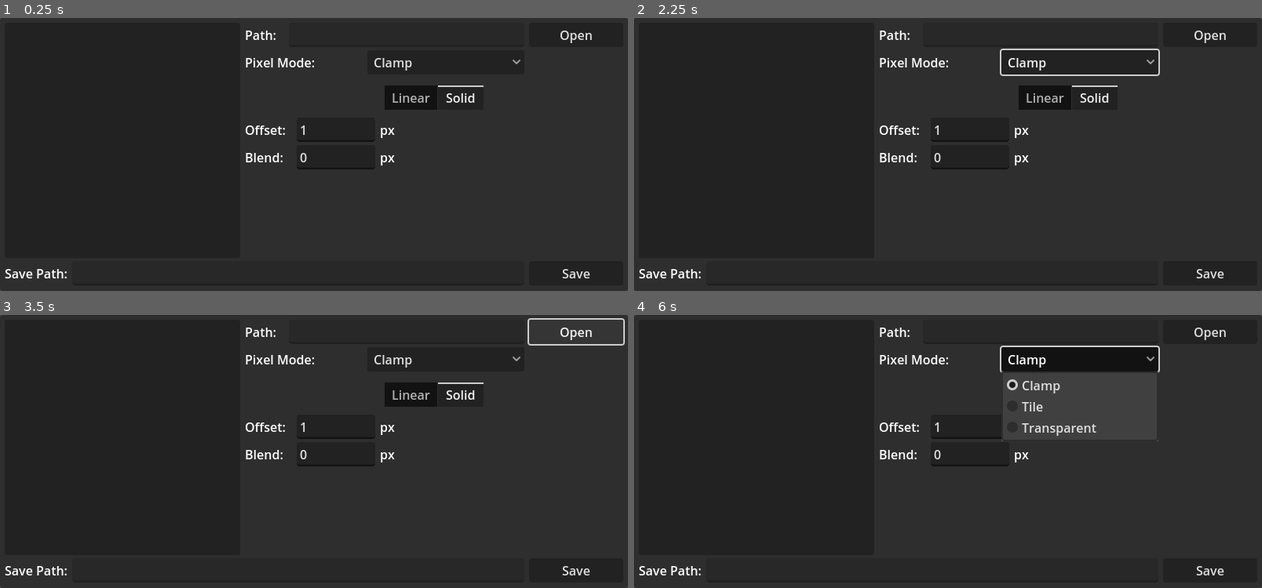
Above: before the commit, frames 1-4 (two rows, left to right).
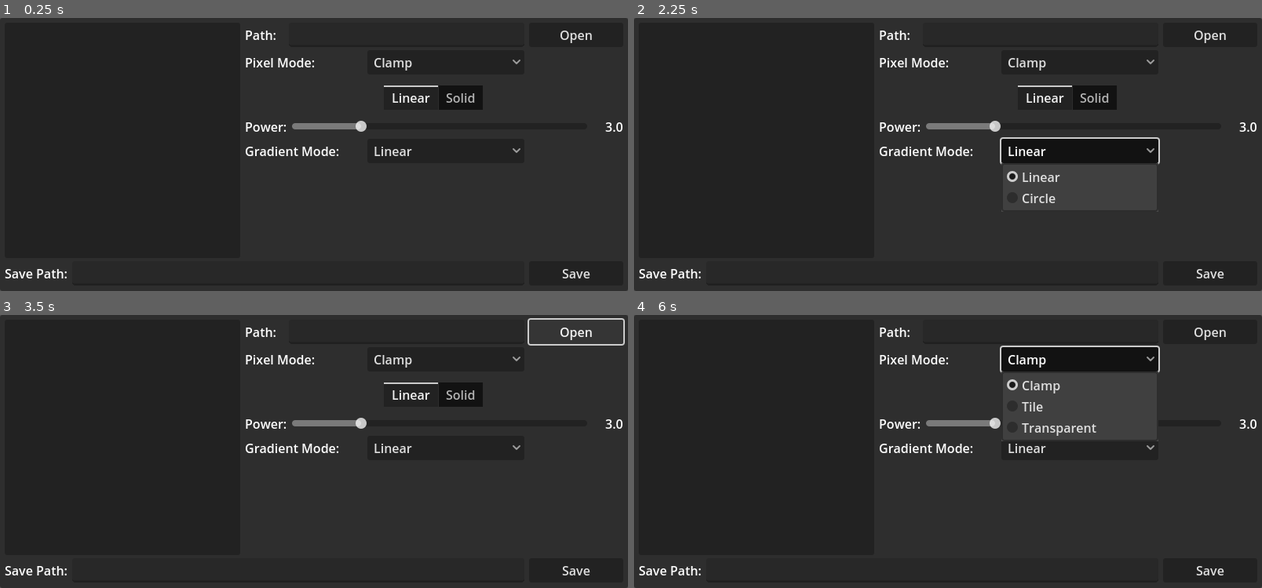
Above: after the commit, the same moments.

Repository: paulevsGitch/HexagonalTextureEditor
Game: Godot game, scene res://main.tscn
Two runs of this game, one before a commit and one after it. Both use one fixed random seed, a clock stepped at 60 frames per second and the inputs below.
Inputs (mouse positions are in pixels of both pictures, inside the frame that each line leads up to):
- Up to frame 1 (0.25 s): no input
- Up to frame 2 (2.25 s): click "Open" at 0.5 s; click "Clamp" at 1.25 s; click (1079, 151) at 2 s, where only the run after the commit has a clickable "Linear"
- Up to frame 3 (3.5 s): click "Open" at 2.75 s
- Up to frame 4 (6 s): click "Clamp" at 3.5 s; click (1079, 448) at 4.25 s, where only the run after the commit has a clickable "Linear"; click "Open" at 5 s; click "Clamp" at 5.75 s

The runs differ from the first frame. In frame 1, 1.4% of the frame differs, in the area x 39-100%, y 24-56%; in frame 2, 4.2%, in the area x 39-100%, y 11-71%; in frame 3, 1.4%; in frame 4, 1.1%.

Commit message:
Jpg support, small preview to speed up calculations, correct output folder display

Diff:
--- a/main.tscn
+++ b/main.tscn
@@ -30,7 +30,7 @@
 ok_button_text = "Open"
 file_mode = 0
 access = 2
-filters = PackedStringArray("*.png")
+filters = PackedStringArray("*.png", "*.jpg", "*.jpeg")
 use_native_dialog = true
 script = ExtResource("2_bh2ax")
 
@@ -189,11 +189,10 @@
 unique_name_in_owner = true
 layout_mode = 2
 tab_alignment = 1
-current_tab = 1
+current_tab = 0
 script = ExtResource("6_1leg0")
 
 [node name="Linear" type="VBoxContainer" parent="MarginContainer/VBoxContainer/HBoxContainer/VBoxContainer/InterpolationMode"]
-visible = false
 layout_mode = 2
 script = ExtResource("5_ldo3v")
 metadata/_tab_index = 0
@@ -248,6 +247,7 @@
 script = ExtResource("6_1leg0")
 
 [node name="Solid" type="VBoxContainer" parent="MarginContainer/VBoxContainer/HBoxContainer/VBoxContainer/InterpolationMode"]
+visible = false
 layout_mode = 2
 script = ExtResource("6_q71ps")
 metadata/_tab_index = 1
--- a/scripts/image_processor.gd
+++ b/scripts/image_processor.gd
@@ -1,13 +1,14 @@
 extends Node
 
-const _rot_angle_a = deg_to_rad(30)
-const _rot_angle_b = deg_to_rad(90)
-const _sqrt_3 = 1.0 / sqrt(3.0)
-const _width_scale = 3.0 / (2.0 * sqrt(3.0))
-
-var source_image : Image
-var result : Image
-var _thread : Thread
+const _rot_angle_a := deg_to_rad(30)
+const _rot_angle_b := deg_to_rad(90)
+const _sqrt_3 := 1.0 / sqrt(3.0)
+const _width_scale := 3.0 / (2.0 * sqrt(3.0))
+const _preview_size := 150
+
+var _source_image: Image
+var _preview: Image
+var _prev_scale: float
 
 var _image_mode: int
 var _pixel_mode: int
@@ -17,46 +18,67 @@
 var _blend: int
 
 func load_image(path: String) -> void:
-	source_image = Image.load_from_file(path)
-	if source_image.get_width() != source_image.get_height():
+	_source_image = Image.load_from_file(path)
+	if _source_image.get_width() != _source_image.get_height():
 		%TextureWarning.show()
-		source_image = null
+		_source_image = null
 	else:
 		%TextureWarning.hide()
+		_preview = Image.create(_preview_size, _preview_size, false, Image.FORMAT_RGBA8)
+		var side = _source_image.get_width()
+		var prev_side = min(_preview_size, side)
+		_prev_scale = float(side) / float(prev_side)
+		print(_prev_scale)
+		for x in range(prev_side):
+			var px = int(float(x) * _prev_scale)
+			for y in range(prev_side):
+				var py = int(float(y) * _prev_scale)
+				var color = _source_image.get_pixel(px, py)
+				_preview.set_pixel(x, y, color)
 		update_image()
 
 func save_image(path: String) -> void:
-	result.save_png(path)
+	Thread.new().start(_save_image_thread.bind(path, %SavePath))
 
 func update_image() -> void:
 	_offset = int(%SolidValue.text)
 	%SolidValue.text = str(_offset)
+	%SolidValue.caret_column = %SolidValue.text.length()
 
 	_blend = int(%BlendValue.text)
 	%BlendValue.text = str(_blend)
-
-	if source_image == null: return
+	%BlendValue.caret_column = %BlendValue.text.length()
+
+	if _source_image == null: return
 
 	_image_mode = %InterpolationMode.current_tab
 	_pixel_mode = %PixelMode.selected
 	_gradient_mode = %GradientMode.selected
 	_power = %LinearSlider.value
 
-	#if _thread != null and _thread.is_alive(): OS.kill(_thread)
-	_thread = Thread.new()
-
 	%TextureUpdating.show()
-	_thread.start(_update_image_thread.bind(%MainTexture, %TextureUpdating))
+	Thread.new().start(_update_image_thread.bind(%MainTexture, %TextureUpdating))
+
+func _save_image_thread(path: String, path_text: LineEdit) -> void:
+	path_text.set_deferred("text", "Saving...")
+	var result := _process_image(_source_image, 1.0)
+	result.save_png(path)
+	path_text.set_deferred("text", path)
 
 func _update_image_thread(main_texture: TextureRect, texture_update: Control) -> void:
-	var sides = _copy_image(source_image)
-	result = _copy_image(source_image)
+	var result := _process_image(_preview, 1.0 / _prev_scale)
+	main_texture.set_deferred("texture", ImageTexture.create_from_image(result))
+	texture_update.call_deferred("hide")
+
+func _process_image(img: Image, scale: float) -> Image:
+	var sides = _copy_image(img)
+	var result = _copy_image(img)
 
 	match _image_mode:
 		0:
 			_apply_gradient(sides)
 		1:
-			_apply_remove(sides)
+			_apply_remove(sides, scale)
 
 	sides = _merge_image_down(sides)
 	_apply_triangle(sides)
@@ -70,8 +92,7 @@
 	sides_rot = _rotate_image(sides, _rot_angle_b)
 	_blend_images(result, sides_rot)
 
-	main_texture.set_deferred("texture", ImageTexture.create_from_image(result))
-	texture_update.call_deferred("hide")
+	return result
 
 func _copy_image(img: Image) -> Image:
 	var side := img.get_width()
@@ -113,15 +134,16 @@
 				color.a *= pow(1.0 - min(sqrt(y2 + x2), 1.0), _power)
 				img.set_pixel(x, y, color)
 
-func _apply_remove(img: Image) -> void:
+func _apply_remove(img: Image, scale: float) -> void:
 	var side := img.get_width()
 	var half = side >> 1
-	var last_y = side - _offset
-	for y in range(_offset, last_y):
+	var offset = _offset * scale
+	var last_y = side - offset
+	for y in range(offset, last_y):
 		var blend := 0.0
 		if _blend > 0:
 			if y < half:
-				blend = max(0.0, 1.0 - float(y - _offset) / _blend)
+				blend = max(0.0, 1.0 - float(y - offset) / _blend)
 			else:
 				blend = max(0.0, 1.0 - float(last_y - y) / _blend)
 		for x in range(side):
--- a/scripts/solid_change.gd
+++ b/scripts/solid_change.gd
@@ -4,5 +4,5 @@
 	%SolidValue.connect("text_changed", _text_changed)
 	%BlendValue.connect("text_changed", _text_changed)
 
-func _text_changed(new_text: String) -> void:
+func _text_changed(_new_text: String) -> void:
 	%ImageProcessor.update_image()
--- a/scripts/update_image.gd
+++ b/scripts/update_image.gd
@@ -1,4 +1,4 @@
 extends Node
 
-func _update_image(tab: int) -> void:
+func _update_image(_tab: int) -> void:
 	%ImageProcessor.update_image()
